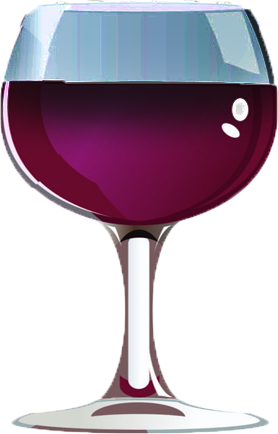
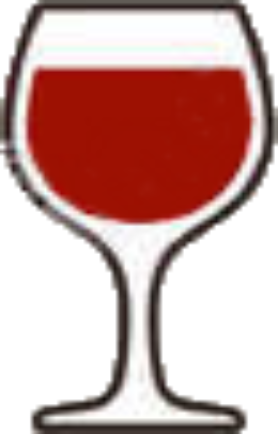
Before/after of a w=278, h=434 layered artwork. What changed in the layer stack:
added layer "wine_full" above "Слой 2" over [0, 0, 278, 434]
hid "Слой 2" over [0, 0, 278, 434]
